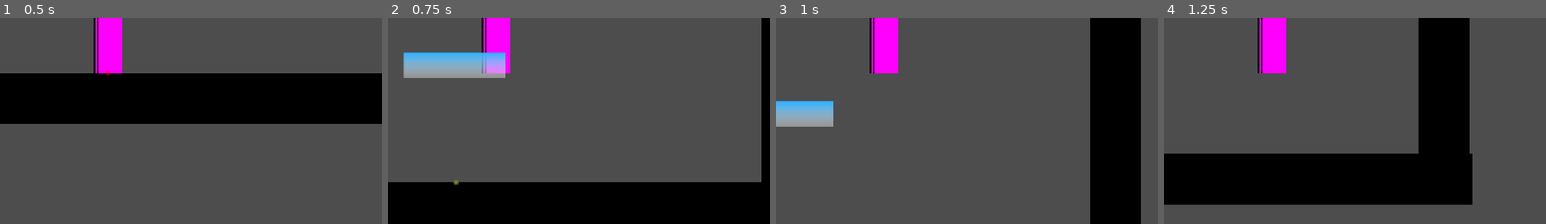
Above: before the commit, frames 1-4 (left to right).
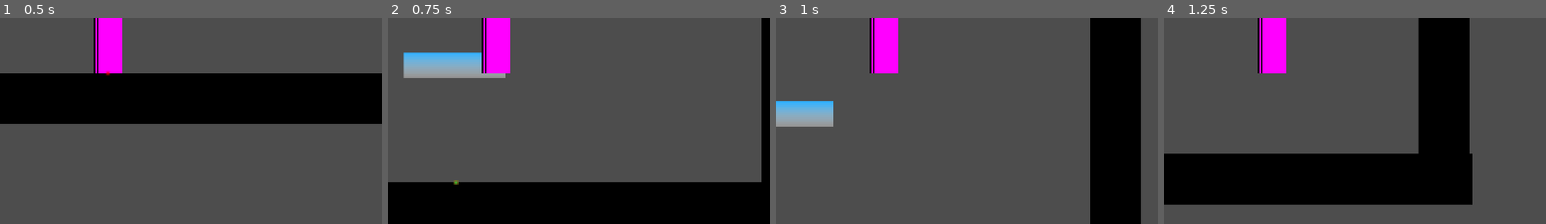
Above: after the commit, the same moments.

Repository: katfishkatfishing/Deathwish
Game: Godot game, scene res://test.tscn
Same seed, same stepped clock (60 frames per second), same inputs: the game is played once before the commit and once after it.
Inputs (mouse positions are % of the whole screen's width and height, from its top left):
- Up to frame 1 (0.5 s): no input
- Up to frame 2 (0.75 s): tap Enter at 0.5 s; move the mouse to (72, 43) at 0.52 s; hold Right (right) from 0.53 s (still down); hold Space (jump) from 0.53 s (still down); click (72, 43) at 0.67 s
- Up to frame 3 (1 s): keep holding Right (right); keep holding Space (jump)
- Up to frame 4 (1.25 s): keep holding Right (right); keep holding Space (jump)
The pictures show only the part of the screen within x 36-86%, y 50-100%; the shares and areas given below are measured in that part.

Frame 1 is identical in both runs. In frame 2, 0.6% of the frame differs, in the area x 24-31%, y 16-27%; in frame 3, nothing differs; in frame 4, nothing differs.

Commit message:
updated scene transition handler

Diff:
--- /dev/null
+++ b/general/level_transition/level_transition.gd
@@ -0,0 +1,90 @@
+@tool
+class_name LevelTransition
+extends Node2D
+
+enum Side { LEFT, RIGHT, TOP, BOTTOM }
+
+@export_range(2, 20, 1, "or_greater") var size: int = 2:
+	set(value):
+		size = value
+		apply_area_settings()
+
+@export var location: LevelTransition.Side = Side.LEFT:
+	set(value):
+		location = value
+		apply_area_settings()
+
+@export_file("*tscn") var target_level: String = ""
+@export var target_area_name: String = "LevelTransition"
+
+@onready var area_2d: Area2D = $Area2D
+
+func _ready() -> void:
+	if Engine.is_editor_hint():
+		return
+
+	SceneManager.new_scene_ready.connect(on_new_scene_ready)
+	SceneManager.load_scene_finished.connect(on_load_scene_finished)
+
+func on_new_scene_ready(target_name: String, offset: Vector2) -> void:
+	#only execute if door name same
+	if target_name != name:
+		return
+
+	var player: Node2D = get_tree().get_first_node_in_group("player") as Node2D
+	if player:
+		player.global_position = global_position + offset
+
+
+func on_load_scene_finished() -> void:
+	#disable monitoring for 2 physics frame to prevent door loop
+	area_2d.monitoring = false
+	if not area_2d.body_entered.is_connected(on_player_entered):
+		area_2d.body_entered.connect(on_player_entered)
+
+	await get_tree().physics_frame
+	await get_tree().physics_frame
+	area_2d.monitoring = true
+
+func on_player_entered(body: Node2D) -> void:
+	var offset: Vector2 = get_offset(body)
+	var dir: String = get_transition_direction()
+	SceneManager.transition_scene(target_level, target_area_name, offset, dir)
+
+func get_offset(player: Node2D) -> Vector2:
+	var offset: Vector2 = Vector2.ZERO
+	var p_pos: Vector2 = player.global_position
+
+	if location == Side.LEFT or location == Side.RIGHT:
+		#save jump height relative to door bottom
+		offset.y = p_pos.y - global_position.y
+		offset.x = -16.0 if location == Side.LEFT else 16.0
+	else:
+		#save horizontal pos if transition is up/down
+		offset.x = p_pos.x - global_position.x
+		offset.y = -2.0 if location == Side.TOP else 48.0
+
+	return offset
+
+func get_transition_direction() -> String:
+	match location:
+		Side.LEFT:
+			return "left"
+		Side.RIGHT:
+			return "right"
+		Side.TOP:
+			return "up"
+		_:
+			return "down"
+
+func apply_area_settings() -> void:
+	var a: Area2D = get_node_or_null("Area2D")
+	if not a:
+		return
+
+	if location == Side.LEFT or location == Side.RIGHT:
+		a.scale.y = size
+		a.scale.x = -1.0 if location == Side.LEFT else 1.0
+	else:
+		a.scale.x = size
+		a.scale.y = 1.0 if location == Side.TOP else -1.0
--- /dev/null
+++ b/general/level_transition/level_transition.tscn
@@ -0,0 +1,18 @@
+[gd_scene format=3 uid="uid://brmqe7yxctf5w"]
+
+[ext_resource type="Script" uid="uid://bm8tlonkaj6q4" path="res://general/level_transition/level_transition.gd" id="1_d5xbk"]
+
+[sub_resource type="RectangleShape2D" id="RectangleShape2D_g4v7s"]
+size = Vector2(32, 32)
+
+[node name="LevelTransition" type="Node2D" unique_id=1971506973]
+script = ExtResource("1_d5xbk")
+
+[node name="Area2D" type="Area2D" parent="." unique_id=964500836]
+collision_layer = 0
+collision_mask = 16
+monitorable = false
+
+[node name="CollisionShape2D" type="CollisionShape2D" parent="Area2D" unique_id=617173201]
+position = Vector2(16, -16)
+shape = SubResource("RectangleShape2D_g4v7s")
--- a/levels/00_dungeon/01.tscn
+++ b/levels/00_dungeon/01.tscn
@@ -1,6 +1,7 @@
 [gd_scene format=4 uid="uid://yj481irps2fd"]
 
 [ext_resource type="TileSet" uid="uid://gc3esoxw5p0o" path="res://levels/tile_sets/dungeon.tres" id="1_m45yw"]
+[ext_resource type="PackedScene" uid="uid://brmqe7yxctf5w" path="res://general/level_transition/level_transition.tscn" id="2_7y5fl"]
 [ext_resource type="PackedScene" uid="uid://bkqu31cujx45k" path="res://player/player.tscn" id="2_aait6"]
 [ext_resource type="Script" uid="uid://bid4d1kawtgew" path="res://general/scripts/level_bounds.gd" id="3_x0ng3"]
 
@@ -8,6 +9,10 @@
 
 [node name="Player" parent="." unique_id=1882587580 instance=ExtResource("2_aait6")]
 position = Vector2(43, 133)
+
+[node name="LevelTransition" parent="Player" unique_id=1971506973 instance=ExtResource("2_7y5fl")]
+position = Vector2(-41, 68)
+size = 8
 
 [node name="TileMapLayer_Main" type="TileMapLayer" parent="." unique_id=975045645]
 tile_map_data = PackedByteArray("AAAKAAQAAAAIAAIAAAALAAQAAAAJAAIAAAAMAAQAAAAKAAIAAAANAAQAAAALAAIAAAAOAAMAAAAIAAIAAAAOAA …(7440 unchanged characters)…
--- a/player/scripts/player.gd
+++ b/player/scripts/player.gd
@@ -29,6 +29,14 @@
 var gravity_multiplier: float = 1.0
 
 func _ready() -> void:
+	#if player instance already persists, free the dupe
+	var existing_player = get_tree().get_first_node_in_group("player")
+	if existing_player and existing_player != self:
+		queue_free()
+		return
+
+	#reparent so wont get deleted when scene change
+	reparent.call_deferred(get_tree().root)
 	initialise_states()
 
 func _unhandled_input(event: InputEvent) -> void:
--- a/project.godot
+++ b/project.godot
@@ -19,6 +19,7 @@
 
 GameCore="*uid://bgye6iibxpe45"
 EventBus="*uid://bxhur44tfk4nf"
+SceneManager="*uid://whc6lxnf1ykb"
 
 [display]
 
Not shown, added: general/level_transition/level_transition.gd.uid
